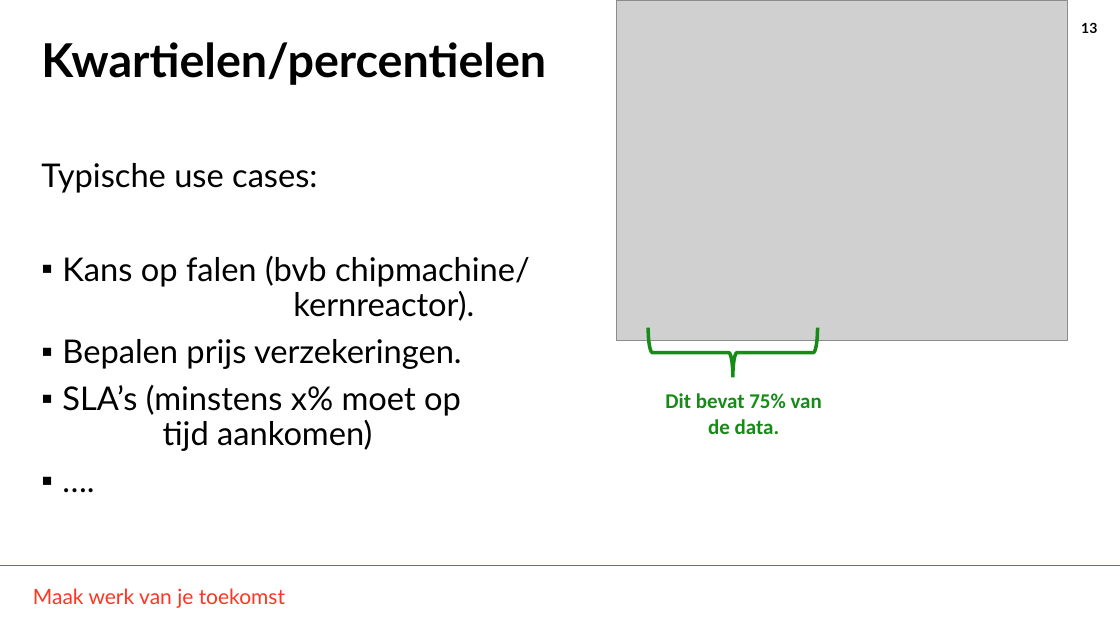
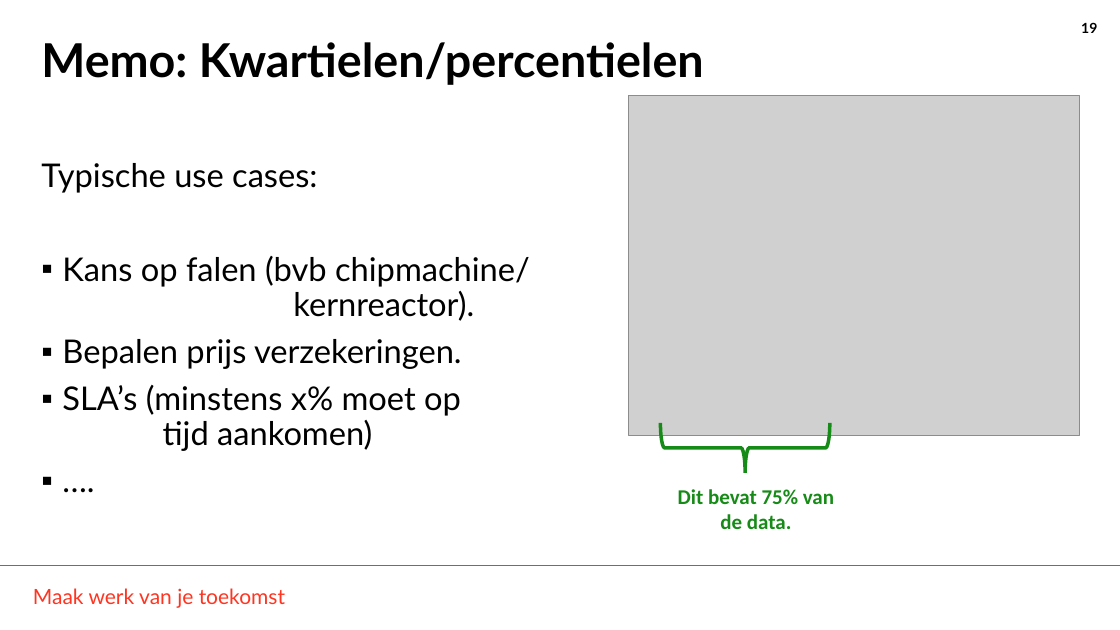
Before and after one commit to THellemans/data-science-syntra-ab, a slide deck: slide 19 of 06 statistiek/04 Numerieke data verdelingen verkennen/04 Numerieke data verdelingen verkennen.pptx (slide 13 before the commit). Drawn at 1120x630 pixels with LibreOffice and Linux fonts; fonts in the diff are those of the drawing; grey boxes stand for pictures; background and template pictures are left out. Boxes give left, top, right and bottom in pixels: in the first picture for what was removed or moved away, otherwise in the second. Text is boxed around its words. In the diff, an @@ line names an element or a change of style, - is before the commit and + after.

```diff
--- a/06 statistiek/04 Numerieke data verdelingen verkennen/04 Numerieke data verdelingen verkennen.pptx
+++ b/06 statistiek/04 Numerieke data verdelingen verkennen/04 Numerieke data verdelingen verkennen.pptx
@@ page number at box(1081, 22, 1097, 33): text changed @@
-13
+19
@@ title at box(41, 42, 704, 85): text changed @@
-Kwartielen/percentielen
+Memo: Kwartielen/percentielen
@@ 1 picture, 1 text, 1 left brace: place and size @@
-1 picture, 1 text, 1 left brace at box(617, 0, 1067, 434)
+1 picture, 1 text, 1 left brace at box(629, 95, 1080, 529)
```
Also in this commit, not shown: 9 other slides changed, 4 slides added, 2 slides removed, 3 other files.
